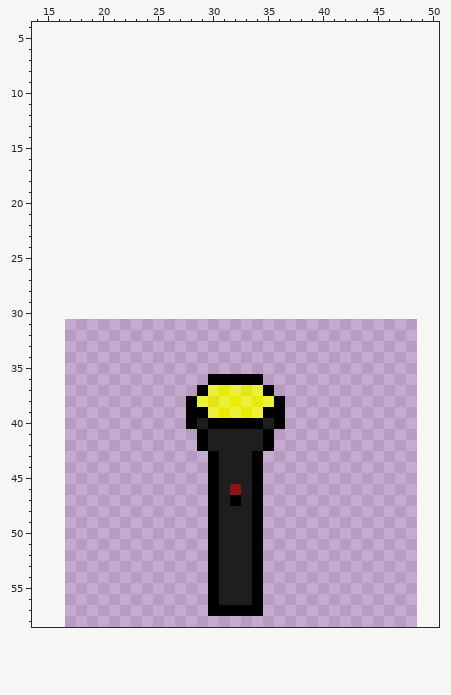
Two versions of one pixel-art sprite, Jogo/assets/img/flashlight/up.png. Above, as it was before the edit.
The file is 256x256 pixels, drawn in blocks of 8x8; one block is one cell here. Shown: x 14..50, y 4..58. The old version is drawn lined up with the new one, on the new canvas.
Now the later version:
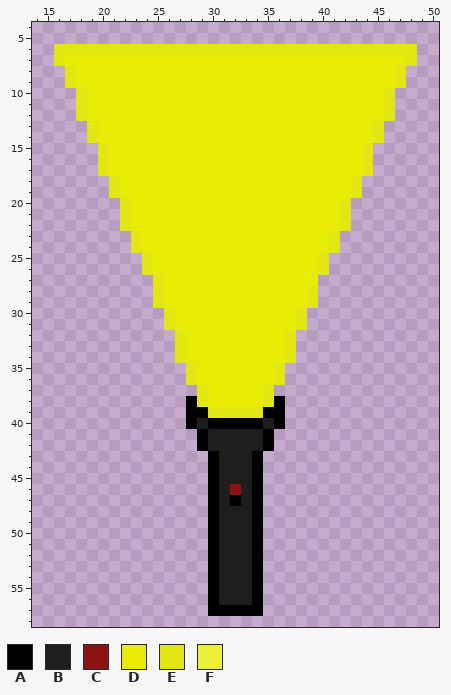
Palette (. is transparent): A #000000  B #1e1e1e  C #8d1212  D #e7ec02  E #e2e612  F #ecf038
Changes in this commit:
canvas 32x32 -> 64x64, the old top-left corner now at 17,31
Colour D is added in row 7 at x 17 to 47; in rows 8 to 9 at x 18 to 46; in rows 10 to 12 at x 19 to 45; in rows 13 to 14 at x 20 to 44; in rows 15 to 17 at x 21 to 43; in rows 18 to 19 at x 22 to 42.
Colour D is added in rows 20 to 22 at x 23 to 41; in rows 23 to 24 at x 24 to 40; in rows 25 to 26 at x 25 to 39; in row 27 at x 26 to 39; in rows 28 to 29 at x 26 to 38; in rows 30 to 31 at x 27 to 37.
Colour D is added in rows 32 to 34 at x 28 to 36; in row 35 at x 29 to 35; in row 36 at x 29 and 35.
Colour D replaces colour A in row 36 at x 30 to 34.
Colour D replaces colour E in row 37 at x 33; in row 38 at x 30.
Colour D replaces colour F in row 37 at x 30, 32 and 34; in row 38 at x 31 and 33.
Colour E is added in row 6 at x 16 to 48; in row 7 at x 16 and 48; in rows 8 to 9 at x 17 and 47; in rows 10 to 12 at x 18 and 46; in rows 13 to 14 at x 19 and 45; in rows 15 to 17 at x 20 and 44.
Colour E is added in rows 18 to 19 at x 21 and 43; in rows 20 to 22 at x 22 and 42; in rows 23 to 24 at x 23 and 41; in rows 25 to 26 at x 24 and 40; in row 27 at x 25; in rows 28 to 29 at x 25 and 39.
Colour E is added in rows 30 to 31 at x 26 and 38; in rows 32 to 34 at x 27 and 37; in rows 35 to 36 at x 28 and 36.
Colour E replaces colour A in row 37 at x 29 and 35.
Colour E replaces colour D in row 39 at x 31 and 33.
Colour E replaces colour F in row 38 at x 29 and 35; in row 39 at x 30, 32 and 34.
